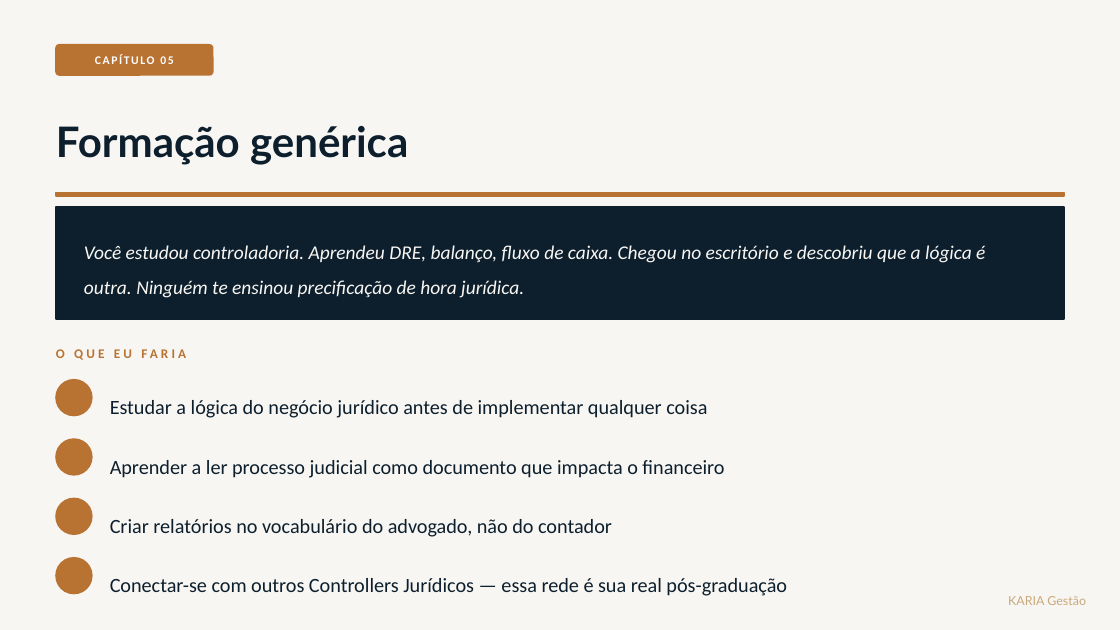
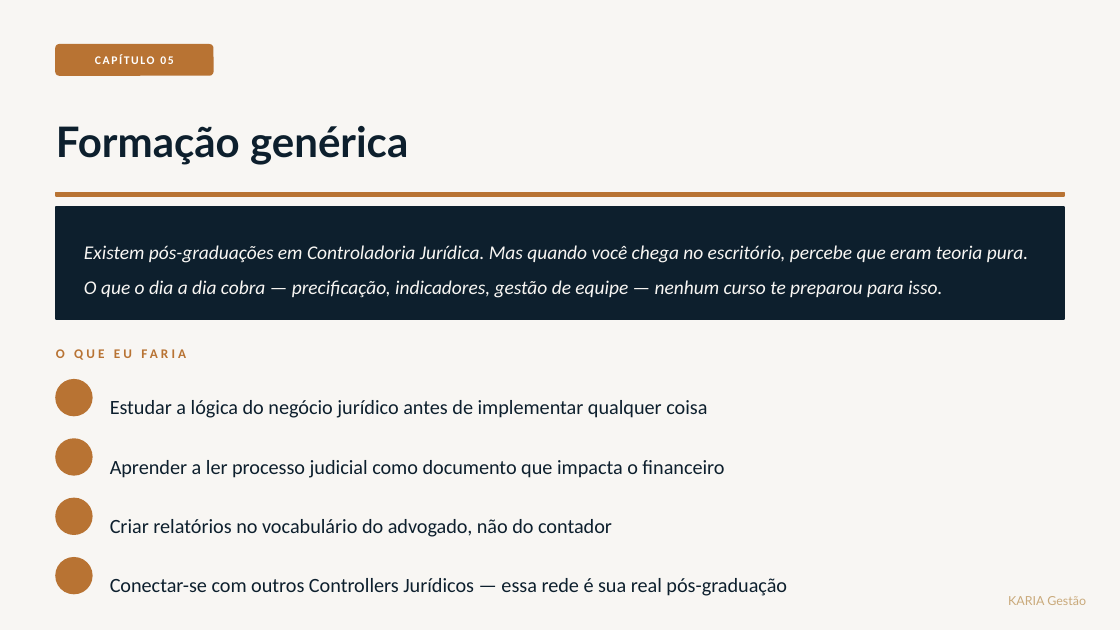
Before and after one commit to kariagestao/kariagestao.github.io, a slide deck: slide 13 of codigo-controller.pptx. Drawn at 1120x630 pixels with LibreOffice and Linux fonts; fonts in the diff are those of the drawing. Boxes give left, top, right and bottom in pixels: in the first picture for what was removed or moved away, otherwise in the second. Text is boxed around its words. In the diff, an @@ line names an element or a change of style, - is before the commit and + after.

```diff
--- a/codigo-controller.pptx
+++ b/codigo-controller.pptx
@@ text at <box>84,245,1028,298</box>: text changed @@
-Você estudou controladoria. Aprendeu DRE, balanço, fluxo de caixa. Chegou no escritório e descobriu que a lógica é outra. Ninguém te ensinou precificação de hora jurídica.
+Existem pós-graduações em Controladoria Jurídica. Mas quando você chega no escritório, percebe que eram teoria pura. O que o dia a dia cobra — precificação, indicadores, gestão de equipe — nenhum curso te preparou para isso.
```
Also in this commit, not shown: 1 other slide changed.
